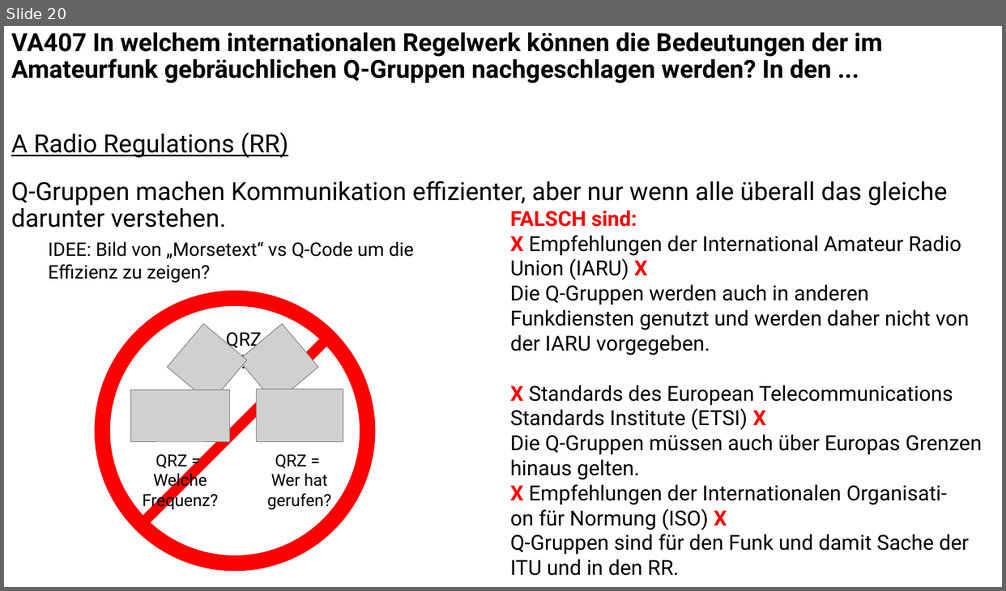
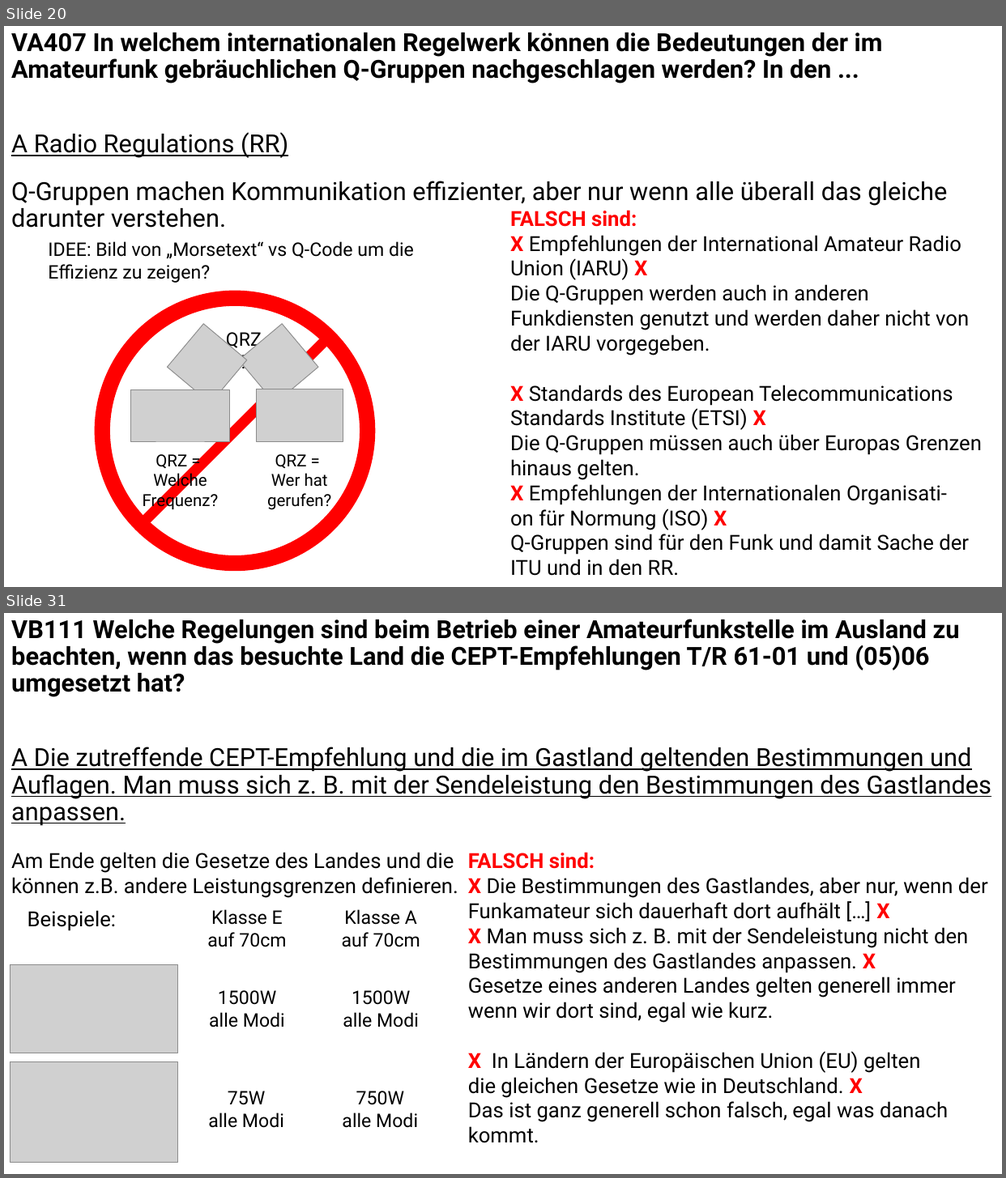
Before and after one commit to Nothinel/Lichtblicke_Amateurfunk, a slide deck: Kenntnisse_von_Vorschriften/Lichtblicke_Kenntnisse_von_Vorschriften.pptx. Shown one above the other, each under a label of ours: slide 20 before the commit, slides 20 and 31 after it; the slides between them are not shown. The pictures are 1006x591 and 1006x1178 pixels, drawn with LibreOffice and Linux fonts; fonts in the diff are those of the drawing; grey boxes stand for pictures. Boxes give left, top, right and bottom in pixels: in the first picture for what was removed or moved away, otherwise in the second. Text is boxed around its words. In the diff, an @@ line names an element or a change of style, - is before the commit and + after.

```diff
--- a/Kenntnisse_von_Vorschriften/Lichtblicke_Kenntnisse_von_Vorschriften.pptx
+++ b/Kenntnisse_von_Vorschriften/Lichtblicke_Kenntnisse_von_Vorschriften.pptx
@@ slide 31 added at [4, 613, 1002, 1174], background #FFFFFF @@
@@ text added at [11, 619, 991, 826], 24 pt, text #000000, underline @@
+VB111 Welche Regelungen sind beim Betrieb einer Amateurfunkstelle im Ausland zu beachten, wenn das besuchte Land die CEPT-Empfehlungen T/R 61-01 und (05)06 umgesetzt hat?
+A Die zutreffende CEPT-Empfehlung und die im Gastland geltenden Bestimmungen und Auflagen. Man muss sich z. B. mit der Sendeleistung den Bestimmungen des Gastlandes anpassen.
@@ text added at [11, 852, 458, 898], 20 pt, text #000000 @@
+Am Ende gelten die Gesetze des Landes und die können z.B. andere Leistungsgrenzen definieren.
@@ text added at [468, 852, 988, 1144], 20 pt, text #000000 @@
+FALSCH sind:
+X Die Bestimmungen des Gastlandes, aber nur, wenn der Funkamateur sich dauerhaft dort aufhält […] X
+X Man muss sich z. B. mit der Sendeleistung nicht den Bestimmungen des Gastlandes anpassen. X
+Gesetze eines anderen Landes gelten generell immer wenn wir dort sind, egal wie kurz.
+X In Ländern der Europäischen Union (EU) gelten
+die gleichen Gesetze wie in Deutschland. X
+Das ist ganz generell schon falsch, egal was danach kommt.
@@ text added at [27, 910, 116, 931], 20 pt, text #000000 @@
+Beispiele:
@@ text added at [207, 909, 286, 948], 18 pt, text #000000 @@
+Klasse E
+auf 70cm
@@ text added at [342, 909, 420, 948], 18 pt, text #000000 @@
+Klasse A
+auf 70cm
@@ picture added at [10, 965, 177, 1053] @@
@@ text added at [209, 990, 285, 1028], 18 pt, text #000000 @@
+1500W
+alle Modi
@@ text added at [343, 990, 419, 1028], 18 pt, text #000000 @@
+1500W
+alle Modi
@@ picture added at [10, 1063, 177, 1163] @@
@@ text added at [208, 1091, 284, 1128], 18 pt, text #000000 @@
+75W
+alle Modi
@@ text added at [342, 1091, 418, 1128], 18 pt, text #000000 @@
+750W
+alle Modi
```
Also in this commit, not shown: 1 slide changed, 10 other slides added, 2 other files.
